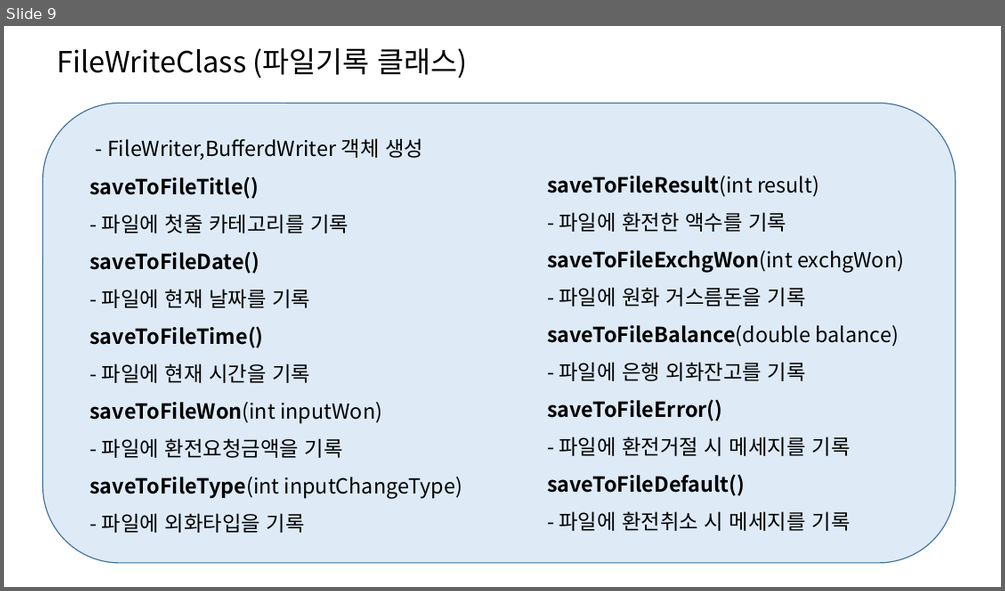
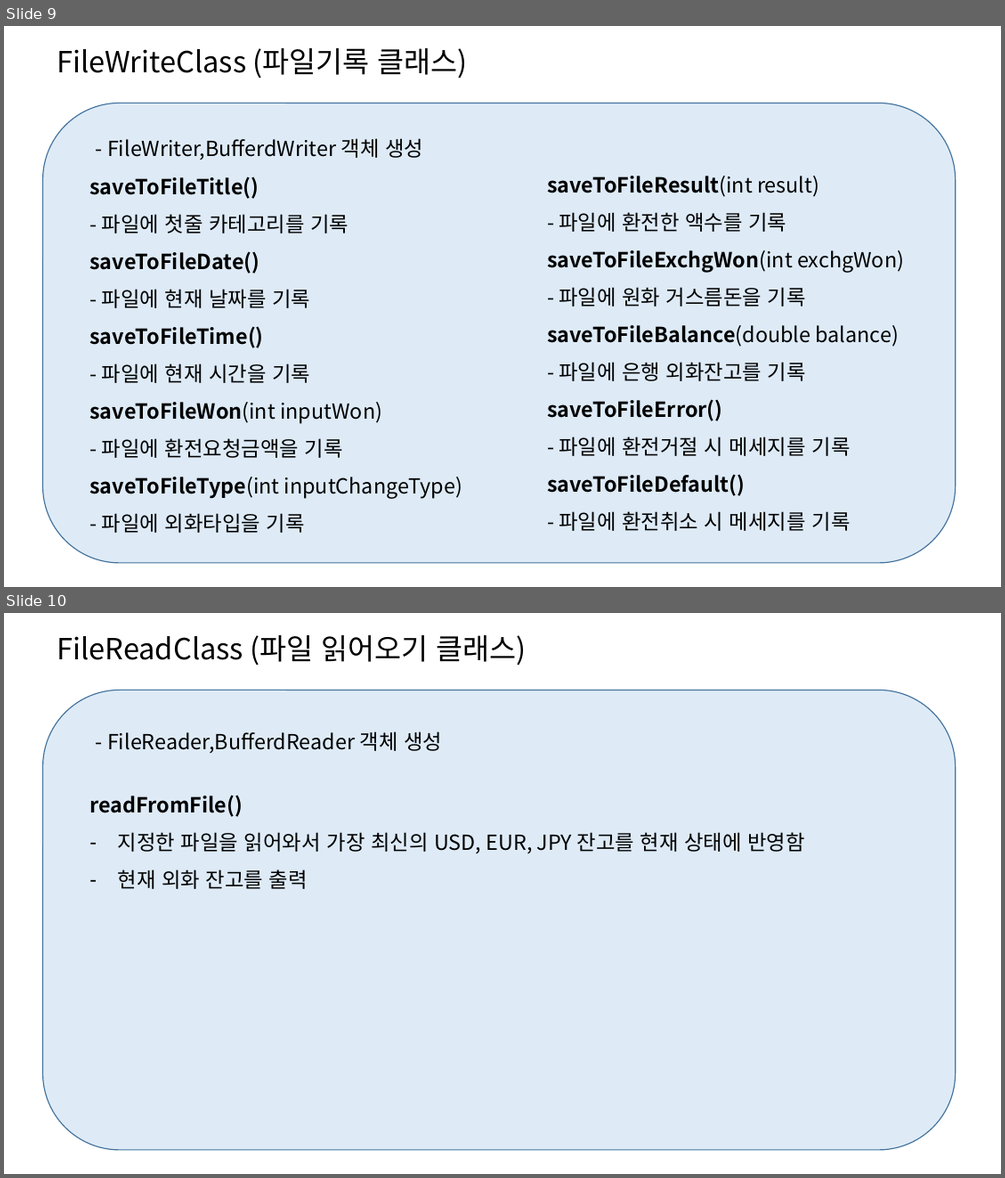
Before and after one commit to jiro-Park/EXCHANGE_PROJECT, a slide deck: 환전문제_구조도_kopo13.pptx. Shown one above the other, each under a label of ours: slide 9 before the commit, slides 9 and 10 after it. The pictures are 1005x591 and 1005x1178 pixels, drawn with LibreOffice and Linux fonts; fonts in the diff are those of the drawing. Boxes give left, top, right and bottom in pixels: in the first picture for what was removed or moved away, otherwise in the second. Text is boxed around its words. In the diff, an @@ line names an element or a change of style, - is before the commit and + after.

Commit message:
파일 읽어오기 관련 추가(소스부분은 검사때 체크함 구조도만 추가)

```diff
--- a/환전문제_구조도_kopo13.pptx
+++ b/환전문제_구조도_kopo13.pptx
@@ slide 10 added at [4,613,1001,1174], background #FFFFFF @@
@@ text added at [57,635,526,665], 28 pt, text #000000 @@
+FileReadClass (파일 읽어오기 클래스)
@@ rounded rectangle added at [43,690,955,1150], fill #DEEBF7, outline #43739E 1 pt @@
@@ text added at [89,731,804,889], 20 pt, text #000000 @@
+- FileReader,BufferdReader 객체 생성
+readFromFile()
+– 지정한 파일을 읽어와서 가장 최신의 USD, EUR, JPY 잔고를 현재 상태에 반영함
+– 현재 외화 잔고를 출력
```
Also in this commit, not shown: 1 slide changed.
